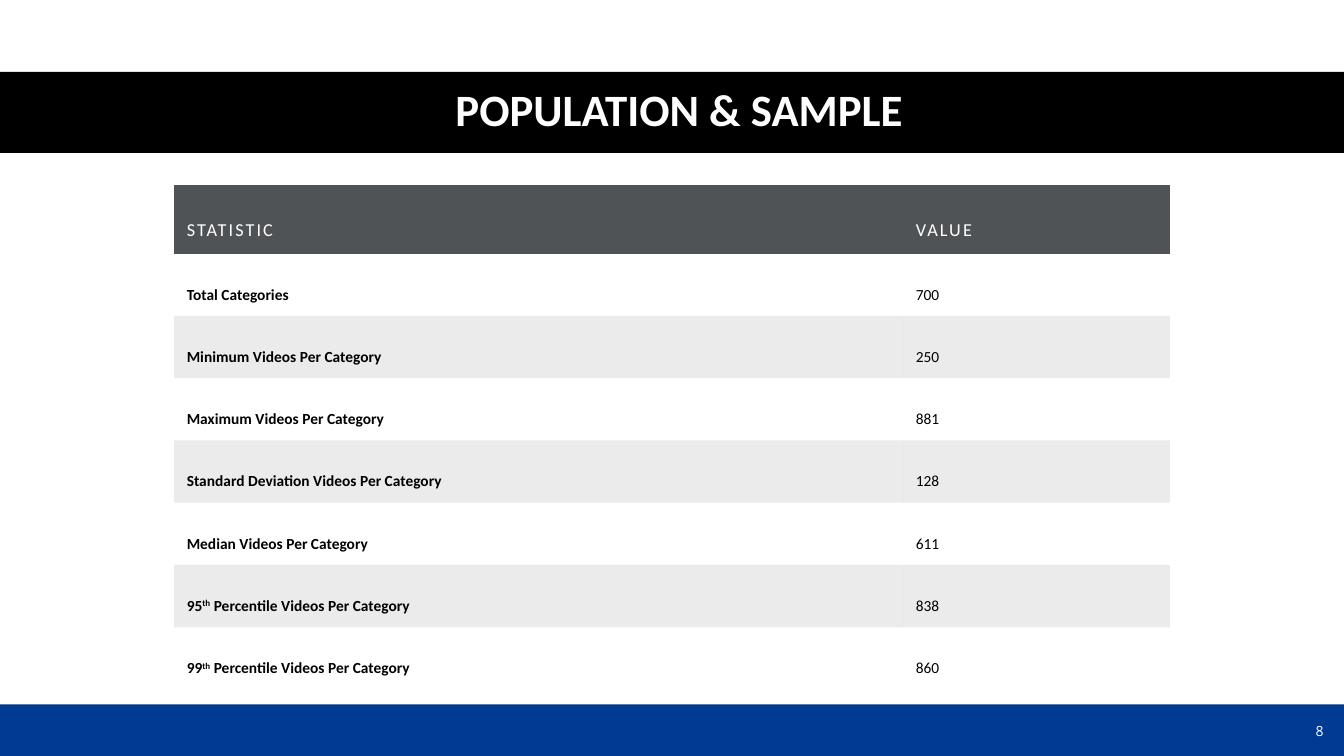
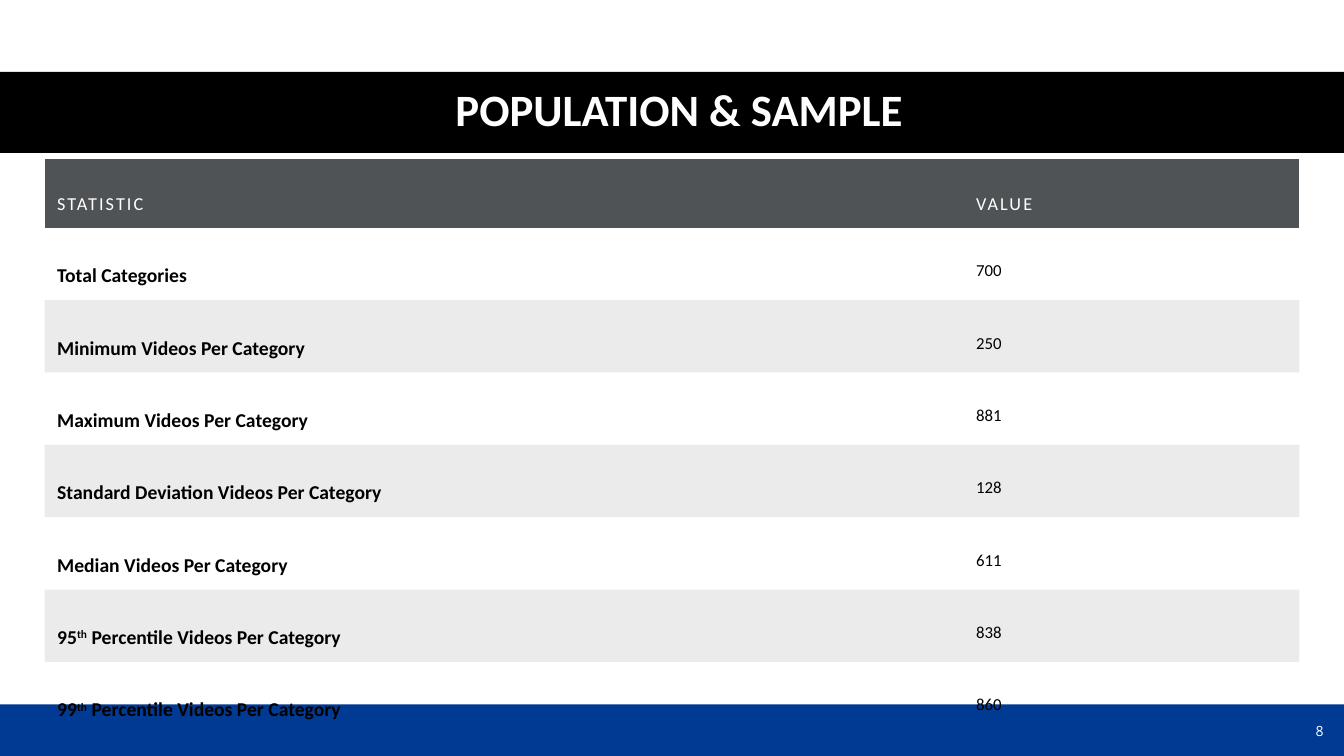
Before and after one commit to dr-natetorious/Dissertation, a slide deck: slide 8 of OralDefenseDeck.pptx. Drawn at 1344x756 pixels with LibreOffice and Linux fonts; fonts in the diff are those of the drawing; background and template pictures are left out. Boxes give left, top, right and bottom in pixels: in the first picture for what was removed or moved away, otherwise in the second. Text is boxed around its words. In the diff, an @@ line names an element or a change of style, - is before the commit and + after.

```diff
--- a/OralDefenseDeck.pptx
+++ b/OralDefenseDeck.pptx
@@ table at [44, 159, 1300, 724] @@
@@ size 11 to 14 pt in "Total Categories", "Minimum Videos Per Category", "Maximum Videos Per Category", "Standard Deviation Videos Per Category" and 3 more places @@
@@ size 11 to 12 pt in "700", "250", "881", "128" and 3 more places @@
@@ table: place and size @@
-table at [174, 185, 1170, 680]
+table at [44, 159, 1300, 724]
```
Also in this commit, not shown: 4 other slides changed, 1 slide added, 1 slide removed, 1 other file.
